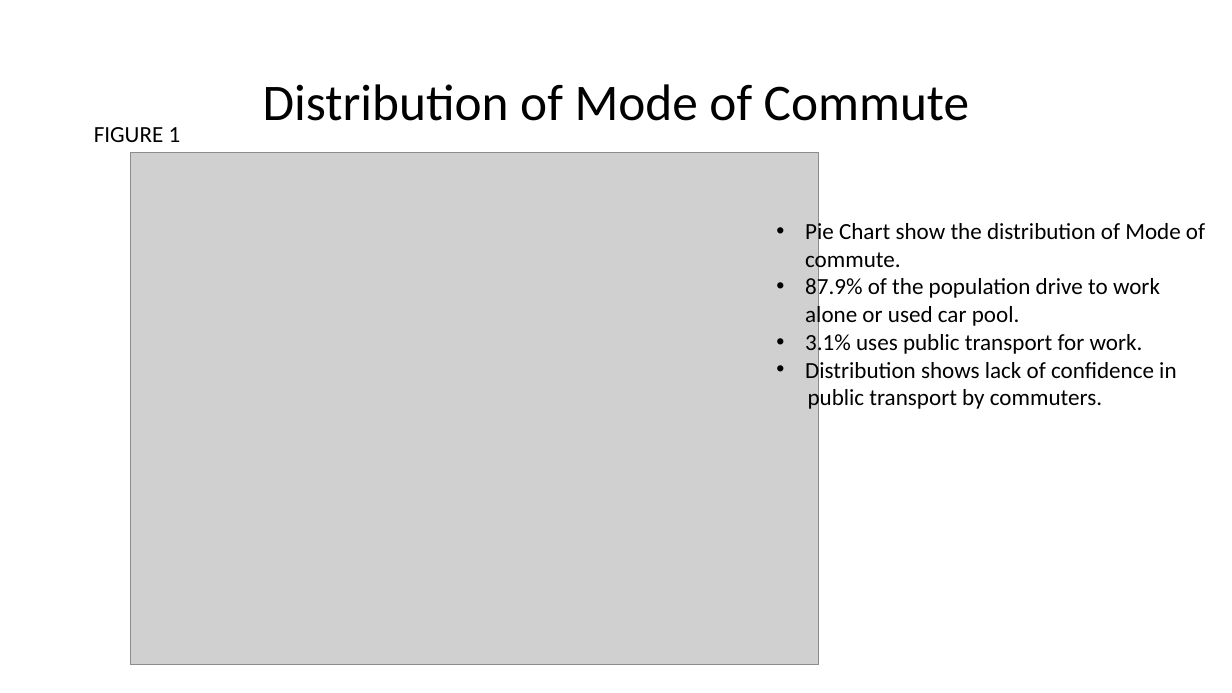
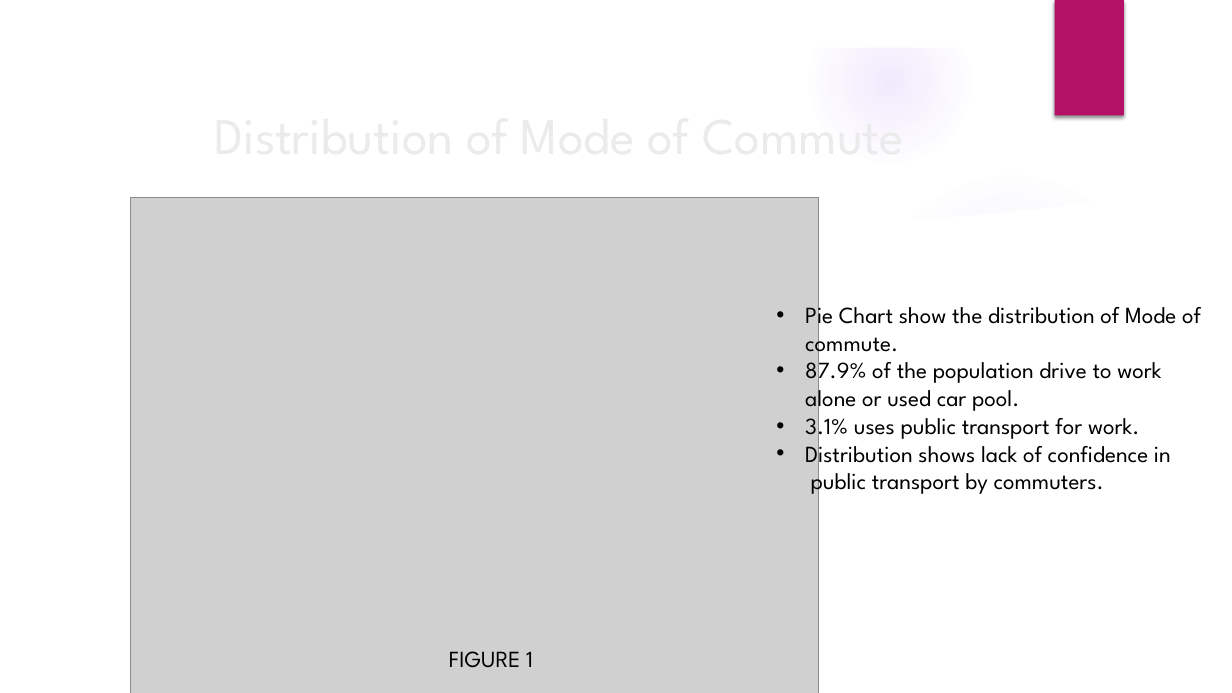
Before and after one commit to rajeshnair1984/Project_Obesity, a slide deck: slide 7 of O3_presentation.pptx (slide 8 before the commit). Drawn at 1232x693 pixels with LibreOffice and Linux fonts; fonts in the diff are those of the drawing; grey boxes stand for pictures; background and template pictures are left out. Boxes give left, top, right and bottom in pixels: in the first picture for what was removed or moved away, otherwise in the second. Text is boxed around its words. In the diff, an @@ line names an element or a change of style, - is before the commit and + after.

```diff
--- a/O3_presentation.pptx
+++ b/O3_presentation.pptx
@@ group added at (0,0,1232,693): 3 ellipses, 3 freeform shapes @@
@@ rectangle added at (1055,0,1124,116), fill #B31166 @@
@@ title "Distribution of Mode of Commute": place and size @@
-title "Distribution of Mode of Commute" at (263,84,969,121)
+title "Distribution of Mode of Commute" at (805,307,1201,358)
@@ title "Distribution of Mode of Commute" at (805,307,1201,358): font Calibri to League Spartan, text colour #000000 to #EBEBEB; line spacing 0.9 to 1 @@
@@ picture: place and size @@
-picture at (130,152,819,665)
+picture at (130,197,819,693)
@@ text "Pie Chart show the distribution ...": place and size @@
-text "Pie Chart show the distribution ..." at (805,219,1205,412)
+text "Pie Chart show the distribution ..." at (805,300,1171,496)
@@ text "Pie Chart show the distribution ..." at (805,300,1171,496): font Calibri to League Spartan @@
@@ text "FIGURE 1" at (449,651,533,668): font Calibri to League Spartan @@
@@ text "FIGURE 1": place and size @@
-text "FIGURE 1" at (94,127,181,142)
+text "FIGURE 1" at (449,651,533,668)
```
Also in this commit, not shown: 10 other slides changed, 1 slide added, 1 slide removed.
